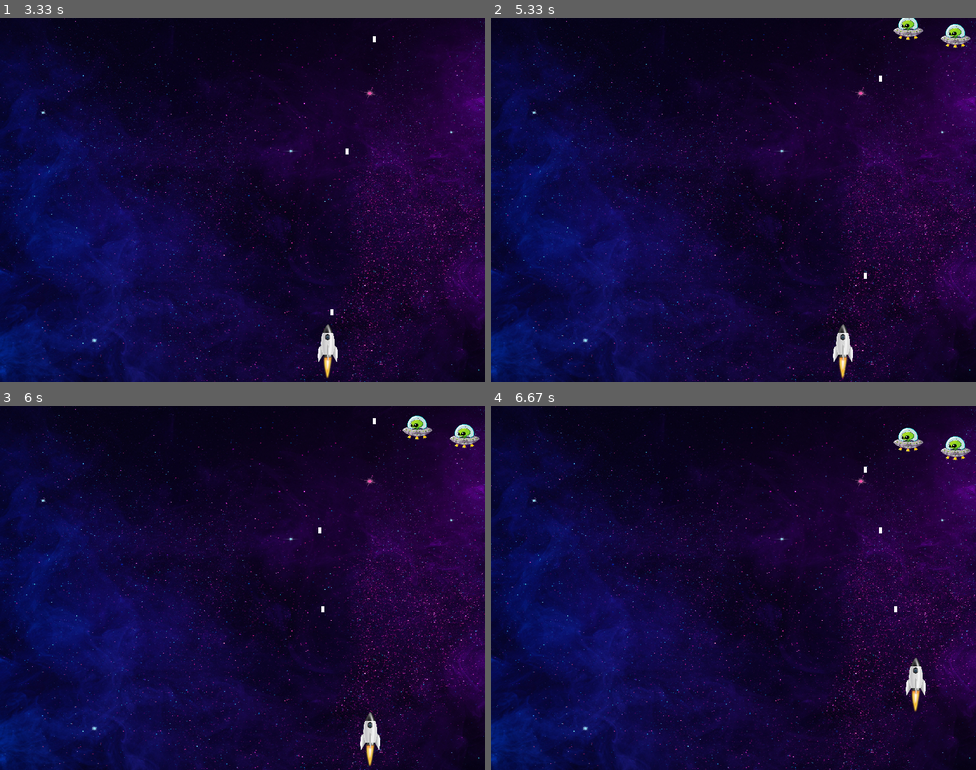
Above: before the commit, frames 1-4 (two rows, left to right).
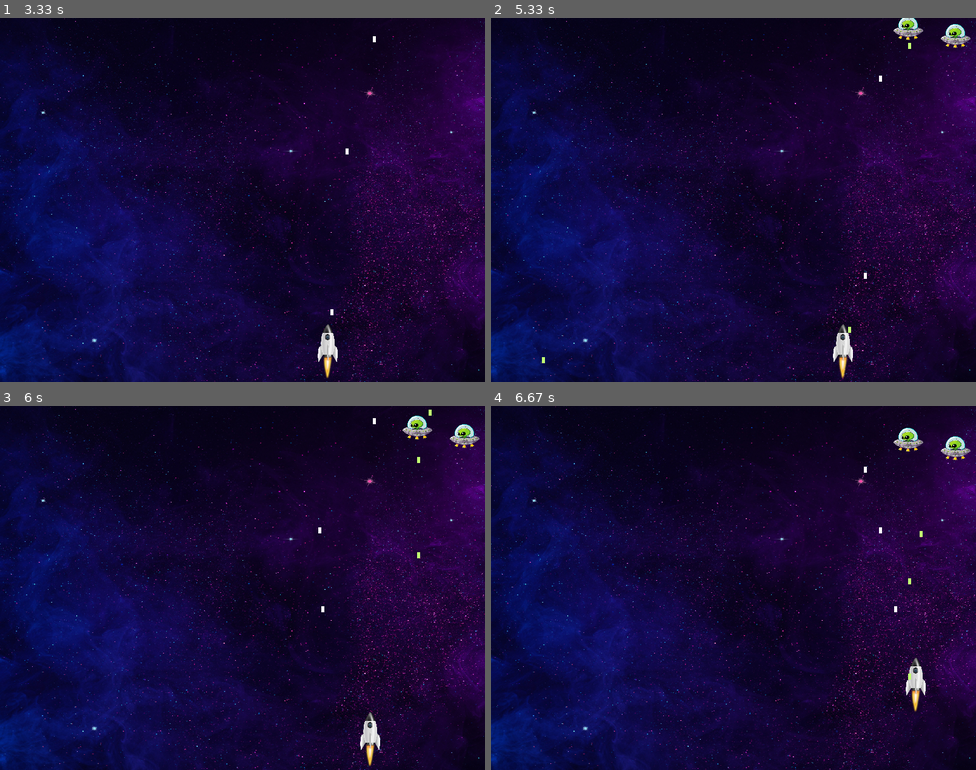
Above: after the commit, the same moments.

Repository: alanastaub/pygame
Game: pygame game, started from game.py
Same seed, same stepped clock (60 frames per second), same inputs: the game is played once before the commit and once after it.
Inputs:
- Up to frame 1 (3.33 s): click "Jogar" at 0.38 s; tap Space at 0.67, 1.07, 1.37, 1.57, 1.9, 2.2, 2.4, 2.7, 2.97, 3.3 s; hold Right 1-1.47 s; hold Up 1.5-1.8 s; hold Right 1.83-2.3 s; hold Left 2.33-2.87 s; hold Down 2.9-3.2 s; hold Left from 3.23 s (still down)
- Up to frame 2 (5.33 s): tap Space at 3.6, 3.73, 4.13, 4.43, 4.8, 5.2 s; release Left at 3.63 s; hold Up 3.67-4.03 s; hold Right 4.07-4.7 s; hold Down 4.73-5.1 s; hold Left from 5.13 s (still down)
- Up to frame 3 (6 s): tap Space at 5.5, 5.7 s; release Left at 5.6 s; hold Right from 5.63 s (still down)
- Up to frame 4 (6.67 s): tap Space at 6, 6.2, 6.53 s; release Right at 6.1 s; hold Up 6.13-6.43 s; hold Right from 6.47 s (still down)

Frame 1 is identical in both runs. In frame 2, less than 0.1% of the frame differs, in the area x 10-87%, y 6-95%; in frame 3, less than 0.1%; in frame 4, less than 0.1%.

Commit message:
Permitir com que os inimigos realizem disparos
Signed-off-by: Alana Camily Staub <alanastaubcamily@gmail.com>

Diff:
--- a/enemies.py
+++ b/enemies.py
@@ -13,11 +13,15 @@
     for enemy in enemies:
         screen.blit(enemy["image"], (enemy["x"], enemy["y"]))
 
-def update_enemies(enemies, speed):
+def update_enemies(enemies, enemy_bullets, speed):
     for enemy in enemies:
         enemy['y'] += speed
         if enemy['lives'] <= 0:
             enemies.remove(enemy)
+        if random.randint(0, 900) < 1:  # 1% chance to shoot each frame
+            bullet_x = enemy['x'] + enemy['image'].get_width() // 2
+            bullet_y = enemy['y'] + enemy['image'].get_height()
+            enemy_bullets.append([bullet_x, bullet_y])
 
 def check_bullet_collision(bullets, enemies):
     for bullet in bullets:
--- a/game.py
+++ b/game.py
@@ -45,12 +45,14 @@
     new_background_image = pygame.image.load(settings.Images.background_game)
     new_background_image = pygame.transform.scale(new_background_image, (WIDTH, HEIGHT))
     laser_sound = pygame.mixer.Sound(settings.Sounds.laser)
+    enemy_laser_sound = pygame.mixer.Sound(settings.Sounds.enemy_laser)
 
     rocket = pygame.image.load(settings.Images.rocket)
     rocket = pygame.transform.scale(rocket, (100, 100))
     character_x, character_y = WIDTH // 2, HEIGHT - 100
     character_speed = 5
     bullets = []
+    enemy_bullets = []
     last_shot = 0
     shoot_delay = 200
 
@@ -83,14 +85,21 @@
 
         bullets = [bullet for bullet in bullets if bullet[1] > 0]
 
+        for bullet in enemy_bullets:
+            bullet[1] += 5
+
+        enemy_bullets = [bullet for bullet in enemy_bullets if bullet[1] < HEIGHT]
+
         check_bullet_collision(bullets, enemies)
-        update_enemies(enemies, speed=0.5)
+        update_enemies(enemies, enemy_bullets, speed=0.5)
 
         screen.blit(new_background_image, (0, 0))
         screen.blit(rocket, (character_x, character_y))
         draw_enemies(enemies, screen)
         for bullet in bullets:
             pygame.draw.rect(screen, settings.Colors.WHITE, (bullet[0], bullet[1], 5, 10))
+        for bullet in enemy_bullets:
+            pygame.draw.rect(screen, settings.Colors.GREEN, (bullet[0], bullet[1], 5, 10))
         pygame.display.flip()
 
     pygame.quit()
--- a/settings.py
+++ b/settings.py
@@ -9,6 +9,7 @@
     CIANO = (139, 219, 220)
     DARK_PINK = (255, 20, 147)
     WHITE = (255, 255, 255)
+    GREEN = (194, 255, 114)
 
 
 BASE_DIR = os.path.dirname(os.path.abspath(__file__))
@@ -22,3 +23,4 @@
     click = os.path.join(BASE_DIR, 'sources/click-sound.mp3')
     background = os.path.join(BASE_DIR, 'sources/background-sound.mp3')
     laser = os.path.join(BASE_DIR, 'sources/laser-sound.mp3')
+    enemy_laser = os.path.join(BASE_DIR, 'sources/enemy-laser-sound.mp3')
Not shown, added: sources/enemy-laser-sound.mp3
